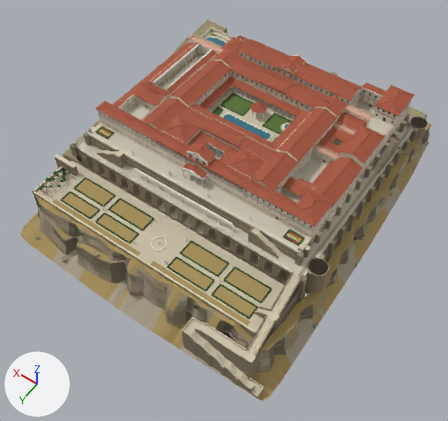
A saved change to the glTF model nero-rome-reader /assets/models/rome/parts/rome_tiberiana_parts.glb.
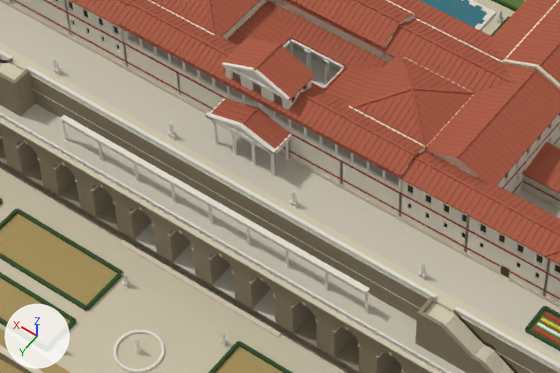
There are two pictures of each version: one whole from a camera (50 mm lens) standing at (-128.0, 207.0, 232.0) and looking at (-9.0, 40.0, -31.0), one close up on the part from 26% to 66% of the width and 31% to 60% of the height. Every picture has the same lights, and +X, +Y and +Z are marked at lower left. The first two pictures are the older version. Where no turn or scale is listed for an object, it has been applied to the vertices. Vertices at exactly the same position are counted once.

The first close-up shows 'room_L01', 'room_N06', 'tib_base', 'tib_f1', 'tib_f2', 'tib_f3', 'tib_garden', 'tib_roof'.
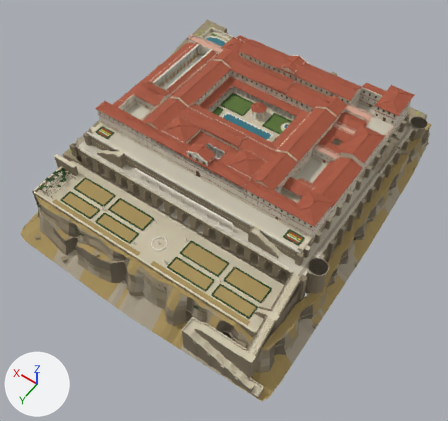
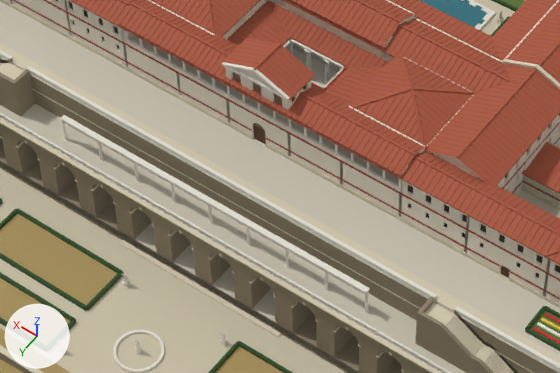
Where the change shows, as pixel boxes [x1, y1, x2, y2] in the close-ups (560 x 373 px):
part 1 of me_tib_base, deleted: before [52, 58, 427, 280]

The change in detail:
me_tib_base is used by ob_tib_base; location (0.0, 0.0, 0.0).
me_tib_base had 24284 vertices, 32861 faces and spanned x -83.0..83.0, y -73.0..113.0, z -47.0..9.0.
me_tib_base now has 23020 vertices, 30817 faces and spans x -83.0..83.0, y -73.0..113.0, z -47.0..1.0.
me_tib_base part 1: 91 loose pieces with 1264 vertices, spanning x -37.0..37.0, y 49.0..58.0, z 0.0..9.0, are deleted.
Other edits to the shape of me_tib_base do not show in these pictures.
me_tib_base no longer uses material mat_tile (brown #a8573d).
me_tib_base no longer uses material mat_plaster (pale yellow #e3dbc9).
